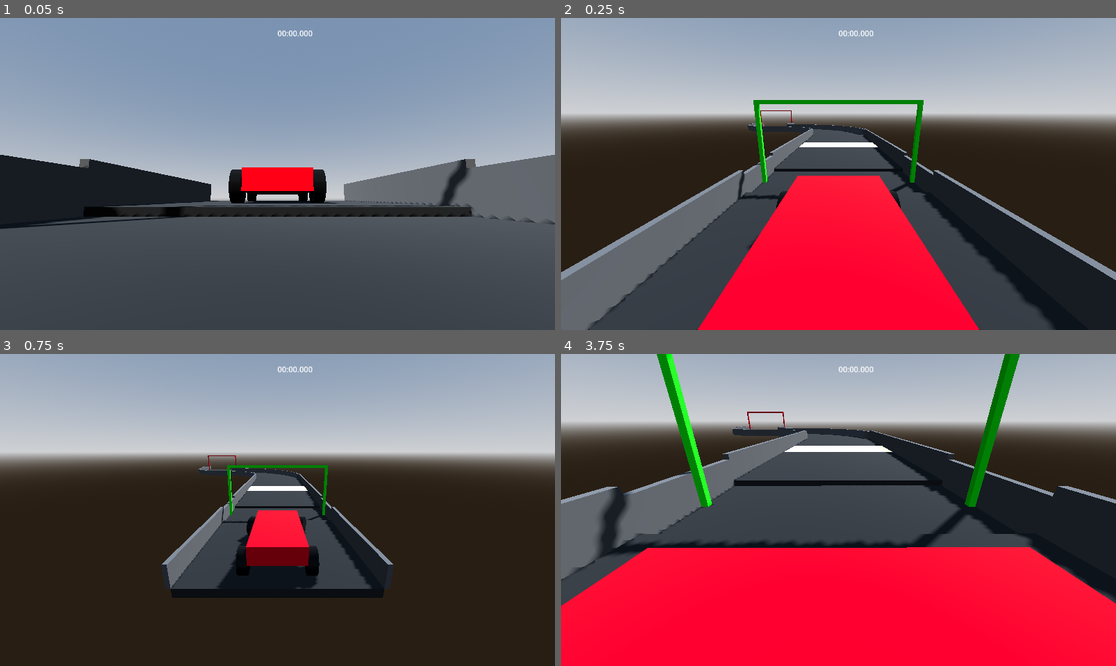
Above: before the commit, frames 1-4 (two rows, left to right).
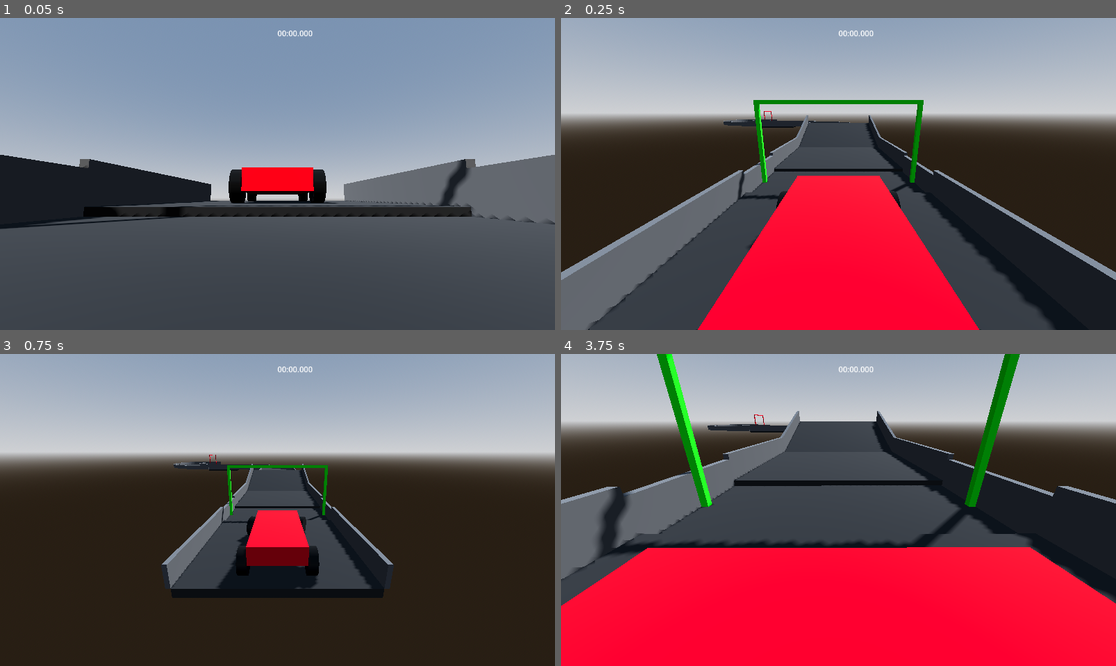
Above: after the commit, the same moments.

Repository: JosePedroDias/godot-trial-maniac
Game: Godot game, scene res://scenes/track1.tscn
The game is run twice, just before and just after one commit, with the same random seed, the same clock (stepped at 60 frames per second) and the same inputs.
Inputs:
- Up to frame 1 (0.05 s): no input
- Up to frame 2 (0.25 s): no input
- Up to frame 3 (0.75 s): hold Right (ui_right) from 0.53 s (still down)
- Up to frame 4 (3.75 s): release Right (ui_right) at 1.28 s; hold Down (ui_down) 1.28-2.03 s; hold Right (ui_right) 2.03-2.78 s; hold Up (ui_up) 2.78-3.53 s; hold Left (ui_left) from 3.53 s (still down)

Frame 1 is identical in both runs. In frame 2, 1.0% of the frame differs, in the area x 29-58%, y 29-42%; in frame 3, 0.7%; in frame 4, 1.8%, in the area x 26-61%, y 18-32%.

Commit message:
track tweaks

Diff:
--- a/scenes/track1.tscn
+++ b/scenes/track1.tscn
@@ -4,6 +4,7 @@
 [ext_resource type="PackedScene" path="res://scenes/blocks/RoadStart.tscn" id="3_t3b6u"]
 [ext_resource type="PackedScene" path="res://scenes/blocks/RoadBooster.tscn" id="4_doyf6"]
 [ext_resource type="PackedScene" path="res://scenes/blocks/RoadFinish.tscn" id="5_cvqpw"]
+[ext_resource type="PackedScene" path="res://scenes/blocks/RoadRamp.tscn" id="5_ryrif"]
 [ext_resource type="PackedScene" path="res://scenes/car.tscn" id="6_ssd5m"]
 [ext_resource type="PackedScene" path="res://scenes/blocks/RoadCurveTight.tscn" id="8_levyu"]
 [ext_resource type="Script" uid="uid://d3t3fpwfrfixw" path="res://scripts/follow_camera.gd" id="8_pwued"]
@@ -36,7 +37,7 @@
 transform = Transform3D(-4.371139e-08, 0, 1, 0, 1, 0, -1, 0, -4.371139e-08, -6, 0, 0)
 
 [node name="RoadStraight4" parent="Track" unique_id=1553797861 instance=ExtResource("1_ryrif")]
-transform = Transform3D(-4.371139e-08, 0, 1, 0, 1, 0, -1, 0, -4.371139e-08, 16, 0, -8)
+transform = Transform3D(-4.371139e-08, 0, 1, 0, 1, 0, -1, 0, -4.371139e-08, 27, 0, -16)
 
 [node name="RoadStraight3" parent="Track" unique_id=1790726755 instance=ExtResource("1_ryrif")]
 transform = Transform3D(-4.371139e-08, 0, 1, 0, 1, 0, -1, 0, -4.371139e-08, -8, 0, 0)
@@ -47,20 +48,26 @@
 [node name="RoadStraight" parent="Track" unique_id=1076793304 instance=ExtResource("1_ryrif")]
 transform = Transform3D(-4.371139e-08, 0, 1, 0, 1, 0, -1, 0, -4.371139e-08, -2, 0, 0)
 
-[node name="@StaticBody3D@2" parent="Track" unique_id=1411489036 instance=ExtResource("1_ryrif")]
+[node name="RoadStraight7" parent="Track" unique_id=1755071148 instance=ExtResource("1_ryrif")]
+transform = Transform3D(1, 0, 0, 0, 1, 0, 0, 0, 1, 20, 0, -7)
+
+[node name="RoadStraight8" parent="Track" unique_id=402096086 instance=ExtResource("1_ryrif")]
+transform = Transform3D(1, 0, 0, 0, 1, 0, 0, 0, 1, 20, 0, -9)
+
+[node name="RoadStraight5" parent="Track" unique_id=1411489036 instance=ExtResource("1_ryrif")]
 transform = Transform3D(-4.371139e-08, 0, 1, 0, 1, 0, -1, 0, -4.371139e-08, 0, 0, 0)
 
 [node name="RoadBooster" parent="Track" unique_id=9800978 instance=ExtResource("4_doyf6")]
-transform = Transform3D(-4.371139e-08, 0, 1, 0, 1, 0, -1, 0, -4.371139e-08, 2, 0, 0)
+transform = Transform3D(-4.371139e-08, 0, 1, 0, 1, 0, -1, 0, -4.371139e-08, 11, 0, 0)
 
-[node name="@StaticBody3D@3" parent="Track" unique_id=724103589 instance=ExtResource("1_ryrif")]
-transform = Transform3D(-4.371139e-08, 0, 1, 0, 1, 0, -1, 0, -4.371139e-08, 4, 0, 0)
-
-[node name="_StaticBody3D_3" parent="Track" unique_id=1499642161 instance=ExtResource("1_ryrif")]
-transform = Transform3D(-4.371139e-08, 0, 1, 0, 1, 0, -1, 0, -4.371139e-08, 6, 0, 0)
+[node name="RoadStraight6" parent="Track" unique_id=1499642161 instance=ExtResource("1_ryrif")]
+transform = Transform3D(-4.371139e-08, 0, 1, 0, 1, 0, -1, 0, -4.371139e-08, 13, 0, 0)
 
 [node name="RoadFinish" parent="Track" unique_id=1424810287 instance=ExtResource("5_cvqpw")]
-transform = Transform3D(-4.371139e-08, 0, 1, 0, 1, 0, -1, 0, -4.371139e-08, 18, 0, -8)
+transform = Transform3D(1, 0, 0, 0, 1, 0, 0, 0, 1, 30, 0, -13)
+
+[node name="RoadRamp" parent="Track" unique_id=679231525 instance=ExtResource("5_ryrif")]
+transform = Transform3D(-4.371139e-08, 0, 1, 0, 1, 0, -1, 0, -4.371139e-08, 2.950967, 0.087836504, 0)
 
 [node name="Car" parent="." unique_id=1749673328 instance=ExtResource("6_ssd5m")]
 transform = Transform3D(-4.371139e-08, 0, 1, 0, 1, 0, -1, 0, -4.371139e-08, -7.5, 1, 0)
@@ -75,7 +82,10 @@
 grow_vertical = 2
 
 [node name="RoadCurveTight" parent="." unique_id=1577248770 instance=ExtResource("8_levyu")]
-transform = Transform3D(-1, 0, -8.742278e-08, 0, 1, 0, 8.742278e-08, 0, -1, 15, 0, -6)
+transform = Transform3D(-4.371139e-08, 0, 1, 0, 1, 0, -1, 0, -4.371139e-08, 28, 0.1, -14)
 
 [node name="RoadCurveWide" parent="." unique_id=1653715944 instance=ExtResource("9_ryrif")]
-transform = Transform3D(1, 0, 0, 0, 1, 0, 0, 0, 1, 7, 0, -6)
+transform = Transform3D(1, 0, 0, 0, 1, 0, 0, 0, 1, 14, 0.1, -6)
+
+[node name="RoadCurveWide2" parent="." unique_id=1521853554 instance=ExtResource("9_ryrif")]
+transform = Transform3D(-1, 0, -8.742278e-08, 0, 1, 0, 8.742278e-08, 0, -1, 26, 0.1, -10.049)
